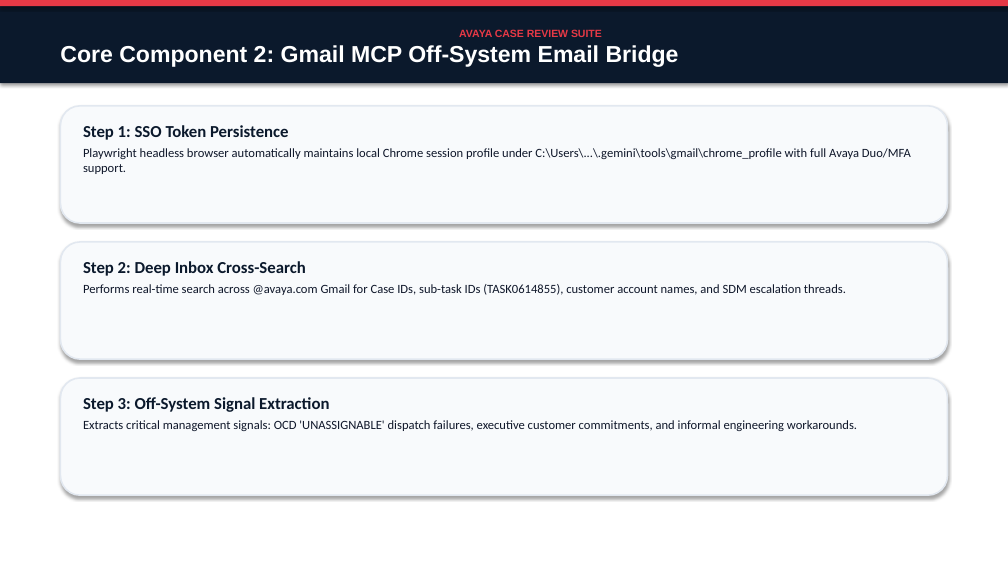
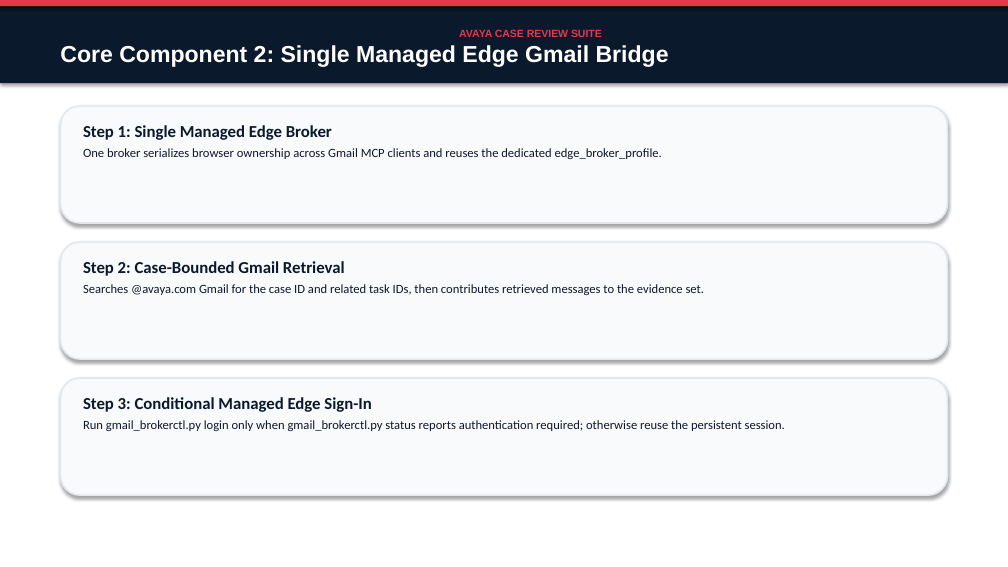
Before and after one commit to avayahmao/avaya-case-review-pack, a slide deck: slide 6 of docs/Avaya_Case_Review_Suite_Presentation.pptx. Drawn at 1008x567 pixels with LibreOffice and Linux fonts; fonts in the diff are those of the drawing. Boxes give left, top, right and bottom in pixels: in the first picture for what was removed or moved away, otherwise in the second. Text is boxed around its words. In the diff, an @@ line names an element or a change of style, - is before the commit and + after.

```diff
--- a/docs/Avaya_Case_Review_Suite_Presentation.pptx
+++ b/docs/Avaya_Case_Review_Suite_Presentation.pptx
@@ text in rectangle at (x1=60, y1=45, x2=669, y2=67): text changed @@
-Core Component 2: Gmail MCP Off-System Email Bridge
+Core Component 2: Single Managed Edge Gmail Bridge
@@ text at (x1=83, y1=125, x2=662, y2=159): text changed @@
-Step 1: SSO Token Persistence
-Playwright headless browser automatically maintains local Chrome session profile under C:\Users\...\.gemini\tools\gmail\chrome_profile with full Avaya Duo/MFA support.
+Step 1: Single Managed Edge Broker
+One broker serializes browser ownership across Gmail MCP clients and reuses the dedicated edge_broker_profile.
@@ text at (x1=83, y1=261, x2=704, y2=295): text changed @@
-Step 2: Deep Inbox Cross-Search
-Performs real-time search across @avaya.com Gmail for Case IDs, sub-task IDs (TASK0614855), customer account names, and SDM escalation threads.
+Step 2: Case-Bounded Gmail Retrieval
+Searches @avaya.com Gmail for the case ID and related task IDs, then contributes retrieved messages to the evidence set.
@@ text at (x1=83, y1=397, x2=785, y2=431): text changed @@
-Step 3: Off-System Signal Extraction
-Extracts critical management signals: OCD 'UNASSIGNABLE' dispatch failures, executive customer commitments, and informal engineering workarounds.
+Step 3: Conditional Managed Edge Sign-In
+Run gmail_brokerctl.py login only when gmail_brokerctl.py status reports authentication required; otherwise reuse the persistent session.
```
Also in this commit, not shown: 10 other slides changed, 1 other file.
